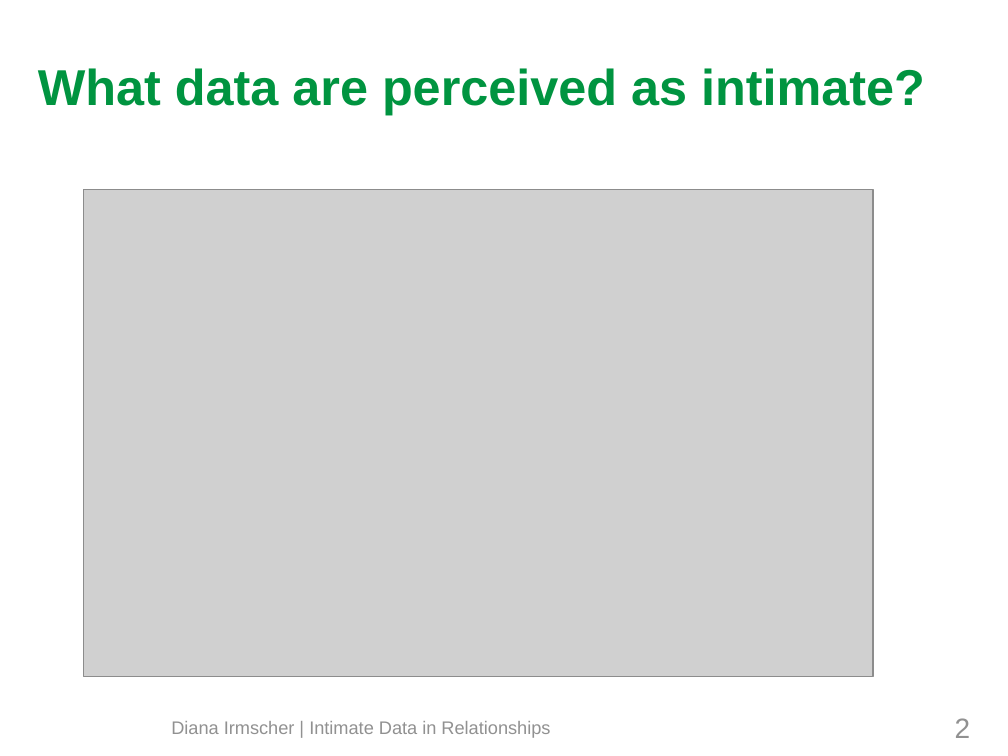
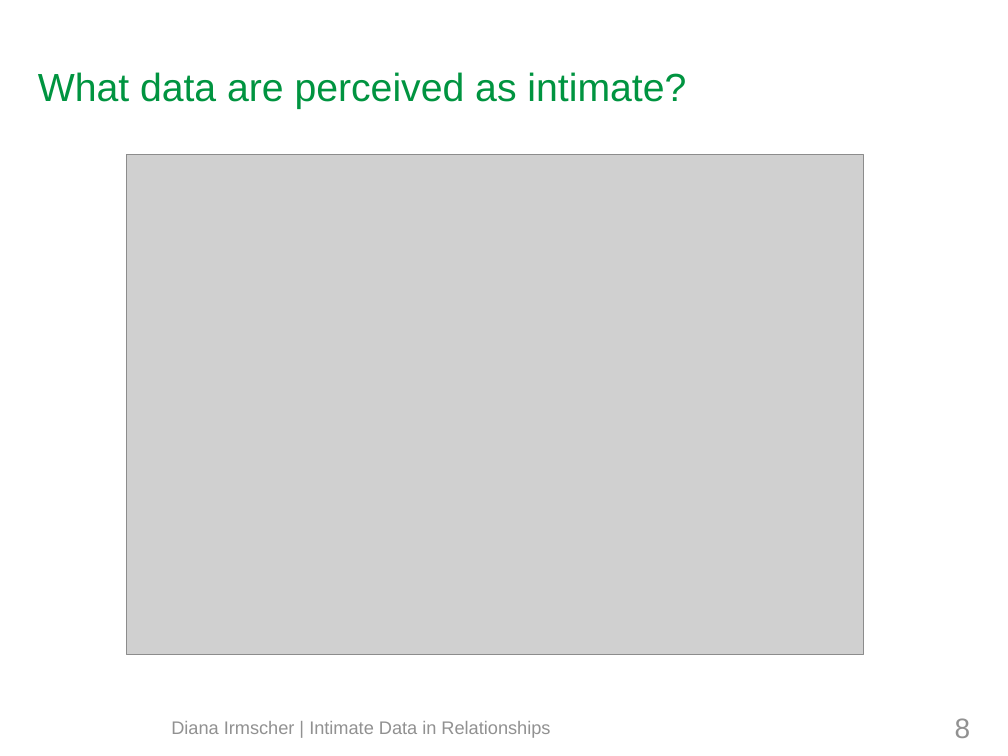
Before and after one commit to mieztatz/advanced_seminar_media_informatics, a slide deck: slide 8 of slides/final_presentation_irmscher.odp (slide 2 before the commit). Drawn at 1008x756 pixels with LibreOffice and Linux fonts; fonts in the diff are those of the drawing; grey boxes stand for pictures; background and template pictures are left out. Boxes give left, top, right and bottom in pixels: in the first picture for what was removed or moved away, otherwise in the second. Text is boxed around its words. In the diff, an @@ line names an element or a change of style, - is before the commit and + after.

```diff
--- a/slides/final_presentation_irmscher.odp
+++ b/slides/final_presentation_irmscher.odp
@@ title "What data are perceived as ..." at (38,72,686,109): size 36 to 28 pt, bold off @@
@@ picture: place and size @@
-picture at (83,190,873,676)
+picture at (127,155,864,655)
@@ page number at (955,718,971,738): text changed @@
-2
+8
```
Also in this commit, not shown: 2 other slides changed, 13 slides added, 10 other files.
